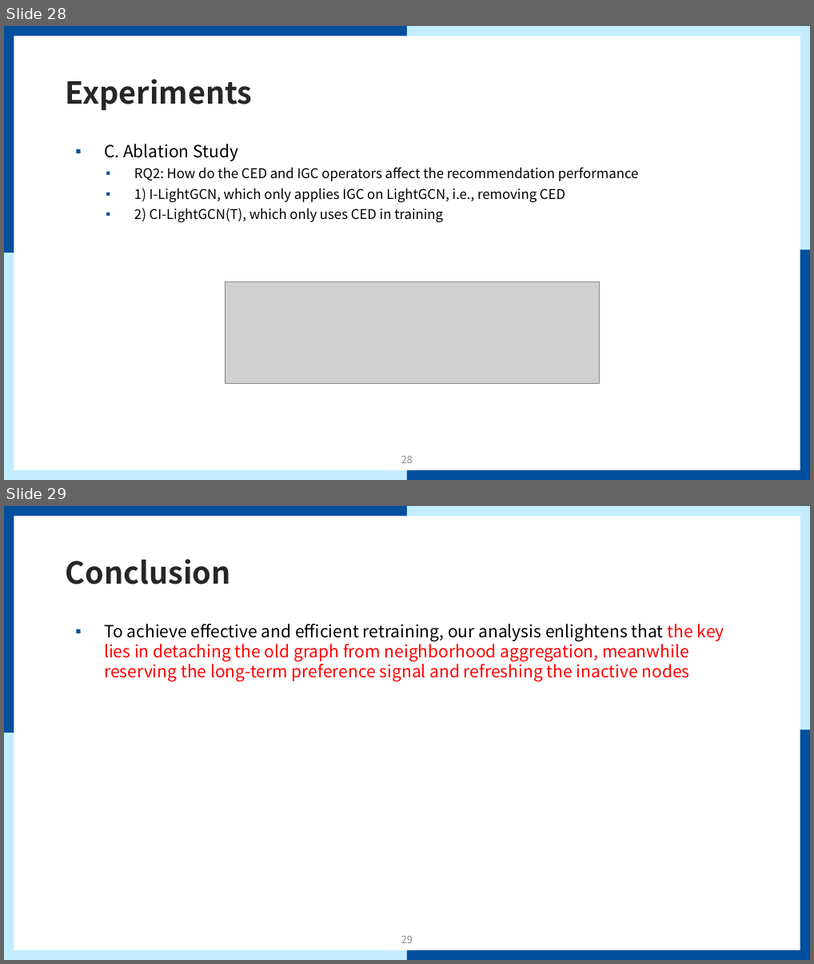
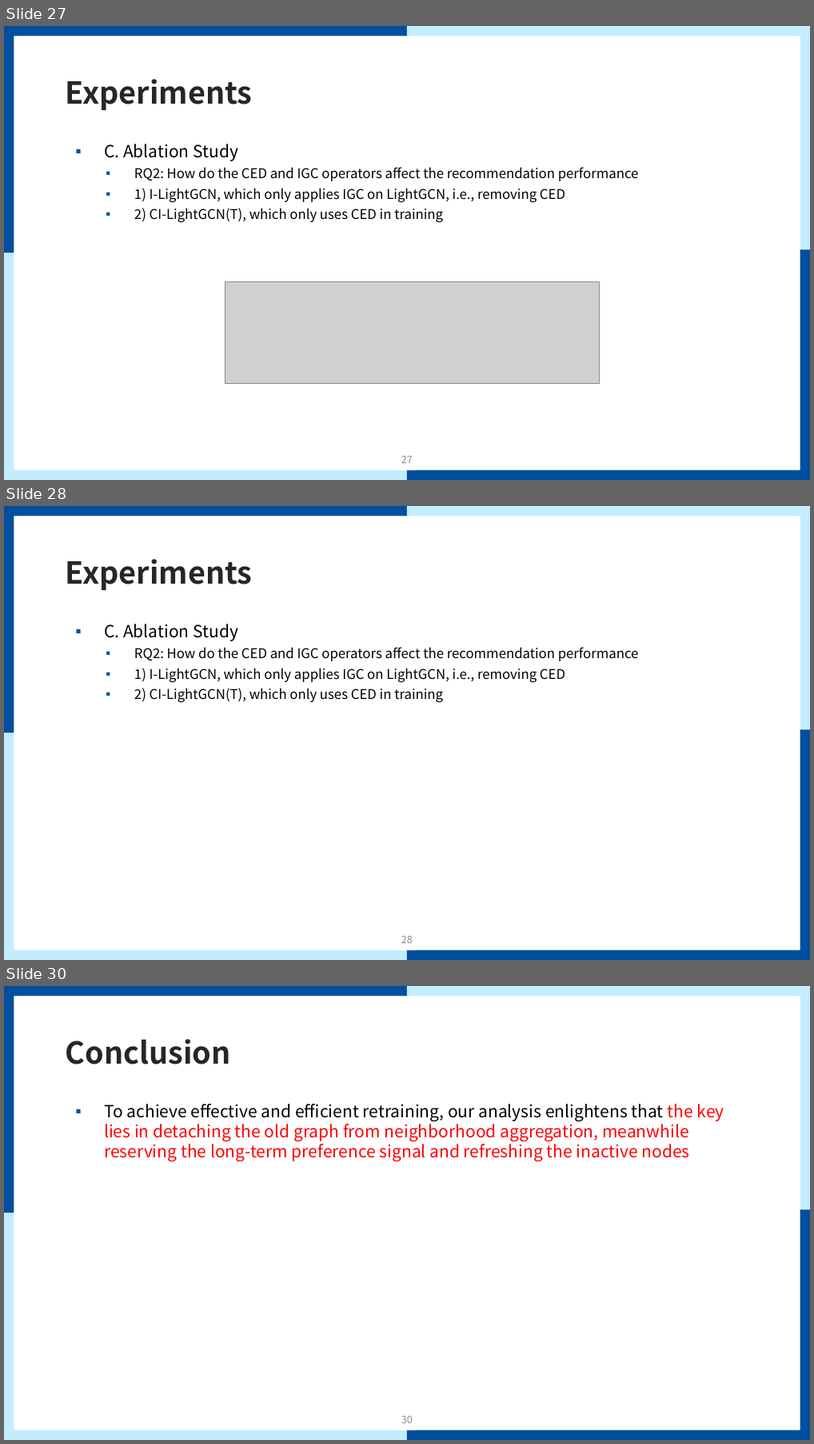
Before and after one commit to mmvv11/GraduateStudies, a slide deck: papers/review/Causal Incremental Graph Convolution for review.pptx. Shown one above the other, each under a label of ours: slides 28 and 29 before the commit, slides 27, 28 and 30 after it; the slides between them are not shown. The pictures are 814x964 and 814x1444 pixels, drawn with LibreOffice and Linux fonts; fonts in the diff are those of the drawing; grey boxes stand for pictures; background and template pictures are left out. Boxes give left, top, right and bottom in pixels: in the first picture for what was removed or moved away, otherwise in the second. Text is boxed around its words. In the diff, an @@ line names an element or a change of style, - is before the commit and + after.

```diff
--- a/papers/review/Causal Incremental Graph Convolution for review.pptx
+++ b/papers/review/Causal Incremental Graph Convolution for review.pptx
@@ slide 28 added at <box>4,506,810,960</box>, background #FFFFFF; not listed: 9 template elements that a slide beside it also shows @@
@@ title added at <box>66,559,253,590</box>, 36 pt, text #262626, bold @@
+Experiments
@@ text added at <box>104,624,639,703</box>, 16 pt, text #000000 @@
+▪ C. Ablation Study
+  ▪ RQ2: How do the CED and IGC operators affect the recommendation performance
+  ▪ 1) I-LightGCN, which only applies IGC on LightGCN, i.e., removing CED
+  ▪ 2) CI-LightGCN(T), which only uses CED in training
@@ page number added at <box>402,936,413,943</box>, 12 pt, text #8C8C8C @@
+28
@@ what was slide 28 is now slide 27 @@
@@ page number at <box>402,456,413,463</box>: text changed @@
-28
+27
@@ what was slide 29 is now slide 30 @@
@@ page number at <box>402,1416,413,1423</box>: text changed @@
-29
+30
```
Also in this commit, not shown: 1 other slide added.
